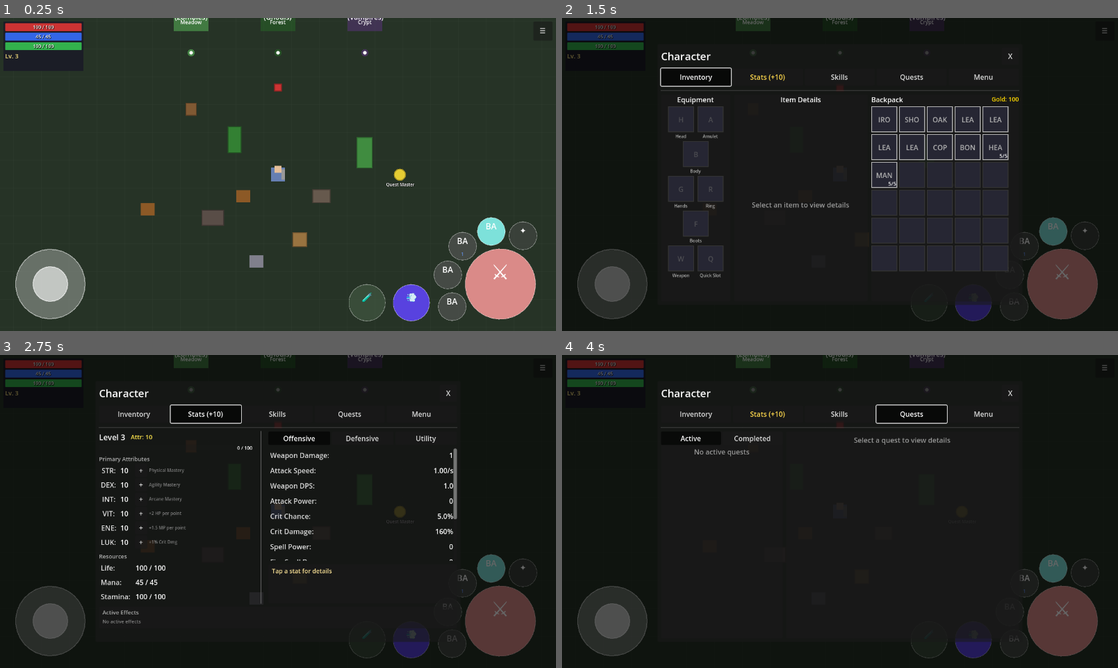
Above: before the commit, frames 1-4 (two rows, left to right).
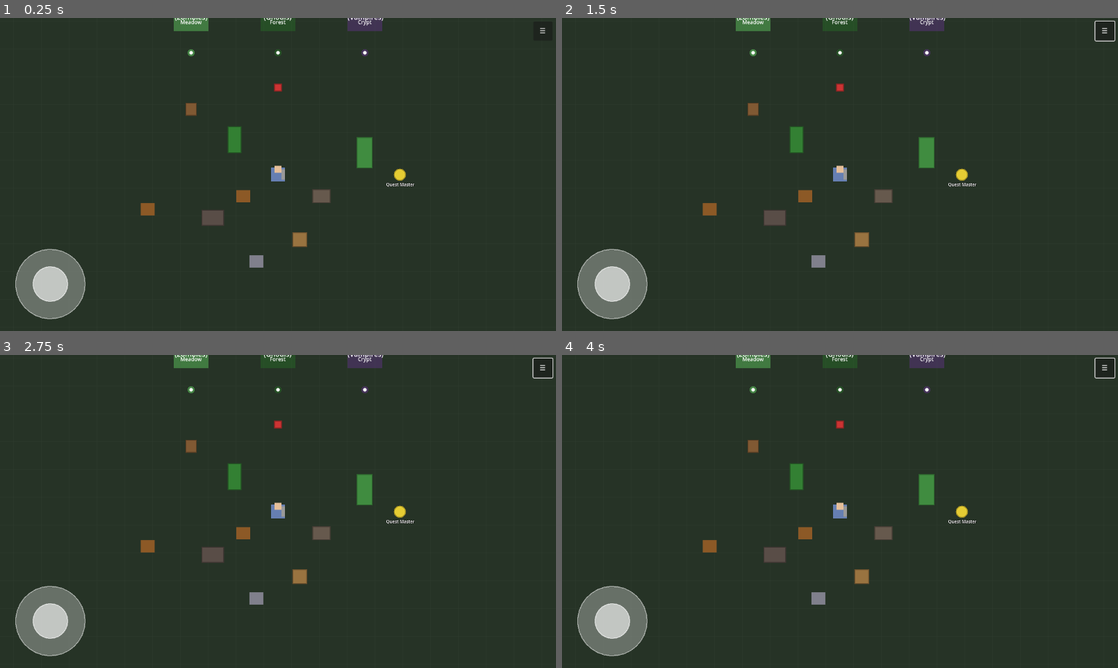
Above: after the commit, the same moments.

Repository: MatousHruska/MobileTestia
Game: Godot game, scene res://scenes/world/test_zone.tscn
The game is run twice, just before and just after one commit, with the same random seed, the same clock (stepped at 60 frames per second) and the same inputs.
Inputs (mouse positions are in pixels of both pictures, inside the frame that each line leads up to):
- Up to frame 1 (0.25 s): no input
- Up to frame 2 (1.5 s): click "☰" at 0.5 s; click (695, 77) at 1.25 s, where only the run before the commit has a clickable "Inventory"
- Up to frame 3 (2.75 s): click (205, 414) at 2 s, where only the run before the commit has a clickable "Stats (+10)"
- Up to frame 4 (4 s): click (840, 414) at 2.75 s, where only the run before the commit has a clickable "Skills"; click (912, 414) at 3.5 s, where only the run before the commit has a clickable "Quests"

The runs differ from the first frame. In frame 1, 6.1% of the frame differs, in the area x 0-97%, y 1-97%; in frame 2, 84%; in frame 3, 97%; in frame 4, 98%, in the area x 0-100%, y 0-100%.
Error after the commit: Parse Error: Cannot infer the type of "dodge_distance" variable because the value doesn't have a set type. (res://scripts/ui/combat/combat_hud.gd:479)

Commit message:
Align combat HUD to right edge on wide screens
Changed X positioning from percentage-based to fixed pixel offset (scaled).
This keeps buttons at a consistent distance from the right edge regardless
of screen width, while still scaling based on height.

- Attack, dodge, quick slot, interact buttons all use fixed X offset
- Y positioning still uses percentage for consistent vertical placement
- Base offsets calculated from 1280px design width

Diff:
--- a/scripts/ui/combat/combat_hud.gd
+++ b/scripts/ui/combat/combat_hud.gd
@@ -409,8 +409,15 @@
 	dodge_button.set_radius(scaled_dodge_radius)
 	quick_slot_button.set_radius(scaled_quick_slot_radius)
 
-	# Calculate attack button position using percentage-based offset
-	var attack_pos := config.get_position_from_pct(config.attack_offset_pct, screen_size)
+	# Calculate attack button position
+	# Use FIXED pixel offset from right edge (scaled), percentage for vertical
+	# This keeps buttons aligned to right edge on wide screens
+	var base_x_offset := 154.0  # Base offset from right at 1280px design width
+	var scaled_x_offset := base_x_offset * scale_factor
+	var attack_pos := Vector2(
+		screen_size.x - scaled_x_offset,
+		screen_size.y - (config.attack_offset_pct.y * screen_size.y)
+	)
 	attack_button.position = attack_pos - Vector2(scaled_attack_radius, scaled_attack_radius)
 
 	# Calculate attack button center for arc positioning
@@ -451,13 +458,22 @@
 			pos.y = min(pos.y, screen_size.y - radius - min_gap)
 		return pos
 
+	# Helper to convert percentage offset to fixed pixel position (keeps right-aligned)
+	# X uses fixed scaled pixels from right, Y uses percentage of height
+	var _get_fixed_pos = func(offset_pct: Vector2, base_width: float = 1280.0) -> Vector2:
+		var base_x_px := offset_pct.x * base_width  # Convert % to base pixels
+		return Vector2(
+			screen_size.x - (base_x_px * scale_factor),
+			screen_size.y - (offset_pct.y * screen_size.y)
+		)
+
 	# Position dodge button
-	var dodge_pos := config.get_position_from_pct(config.dodge_offset_pct, screen_size)
+	var dodge_pos := _get_fixed_pos.call(config.dodge_offset_pct)
 	dodge_pos = _adjust_secondary_pos.call(dodge_pos, scaled_dodge_radius)
 	dodge_button.position = dodge_pos - Vector2(scaled_dodge_radius, scaled_dodge_radius)
 
 	# Position quick slot button
-	var quick_slot_pos := config.get_position_from_pct(config.quick_slot_offset_pct, screen_size)
+	var quick_slot_pos := _get_fixed_pos.call(config.quick_slot_offset_pct)
 	quick_slot_pos = _adjust_secondary_pos.call(quick_slot_pos, scaled_quick_slot_radius)
 	# Also ensure quick slot doesn't overlap with dodge
 	var dodge_distance := quick_slot_pos.distance_to(dodge_pos)
@@ -467,7 +483,7 @@
 	quick_slot_button.position = quick_slot_pos - Vector2(scaled_quick_slot_radius, scaled_quick_slot_radius)
 
 	# Position interact button (scale its size too)
-	var interact_pos := config.get_position_from_pct(config.interact_offset_pct, screen_size)
+	var interact_pos := _get_fixed_pos.call(config.interact_offset_pct)
 	interact_button.position = interact_pos
 	interact_button.custom_minimum_size = config.interact_size * scale_factor
 
